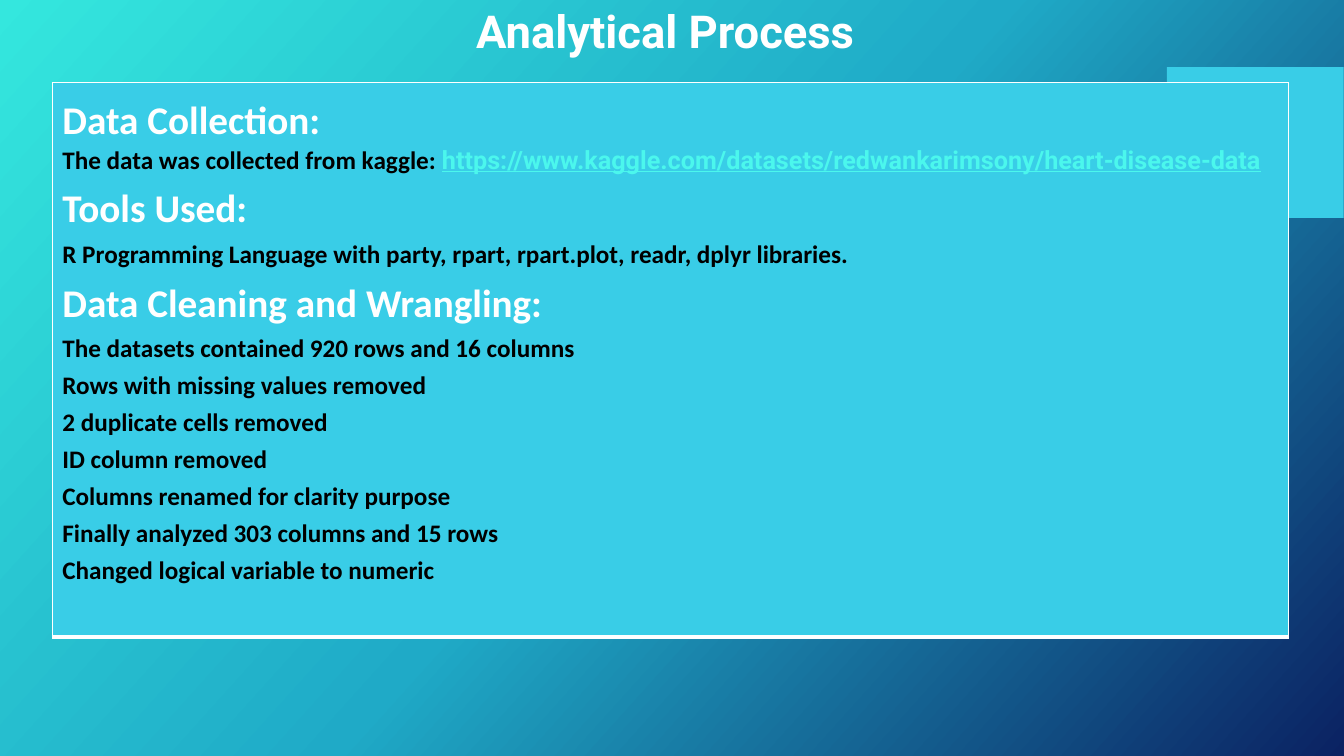
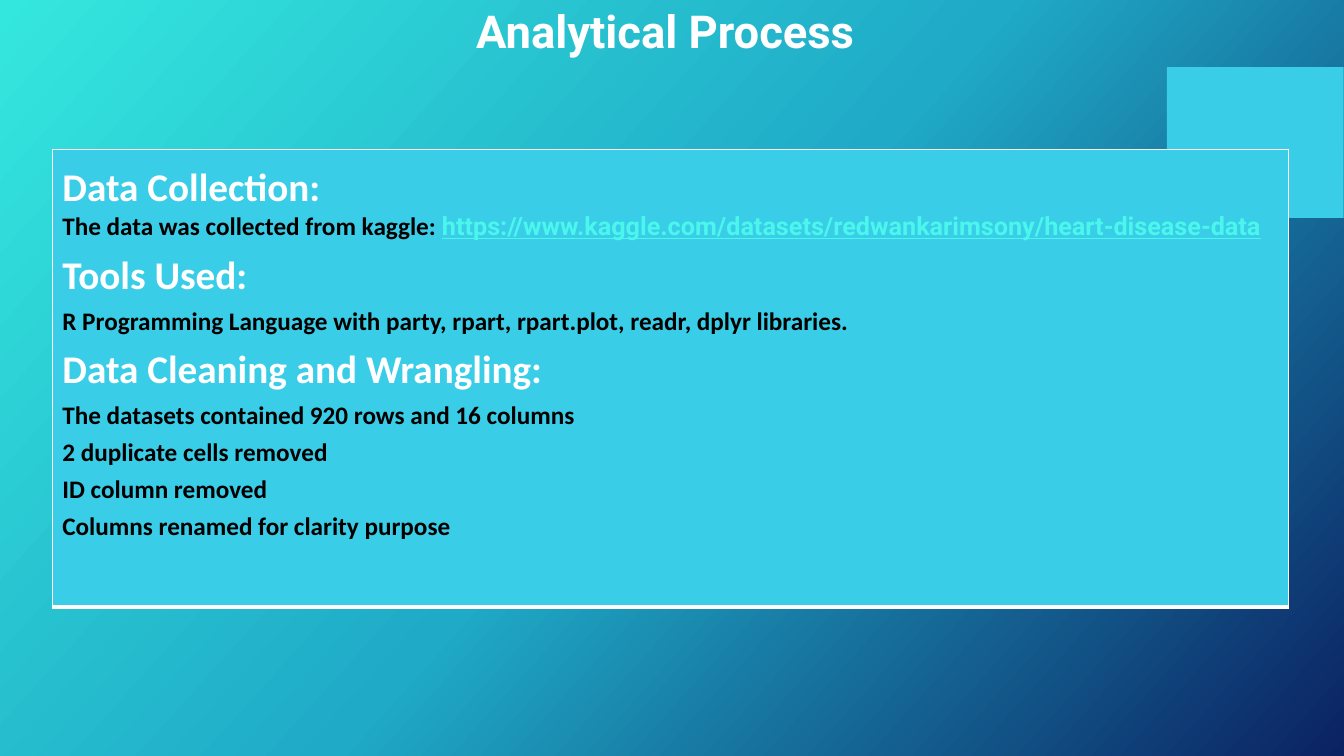
Before and after one commit to Li-Ndibe/Decision-Tree-Classification-on-Heart-Disease, a slide deck: slide 4 of Classification DT Presentation.pptx. Drawn at 1344x756 pixels with LibreOffice and Linux fonts; fonts in the diff are those of the drawing; background and template pictures are left out. Boxes give left, top, right and bottom in pixels: in the first picture for what was removed or moved away, otherwise in the second. Text is boxed around its words. In the diff, an @@ line names an element or a change of style, - is before the commit and + after.

```diff
--- a/Classification DT Presentation.pptx
+++ b/Classification DT Presentation.pptx
@@ table at [52,149,1290,618] @@
-row 1, column 1: Data Collection: / The data was collected from kaggle: https://www.kaggle.com/datasets/redwankarimsony/heart-disease-data / Tools Used: R Programming Language with party, rpart, rpart.plot, readr, dplyr libraries. / Data Cleaning and Wrangling: / The datasets contained 920 rows and 16 columns / Rows with missing values removed / 2 duplicate cells removed / ID column removed / Columns renamed for clarity purpose / Finally analyzed 303 columns and 15 rows / Changed logical variable to numeric
+row 1, column 1: Data Collection: / The data was collected from kaggle: https://www.kaggle.com/datasets/redwankarimsony/heart-disease-data / Tools Used: R Programming Language with party, rpart, rpart.plot, readr, dplyr libraries. / Data Cleaning and Wrangling: / The datasets contained 920 rows and 16 columns / 2 duplicate cells removed / ID column removed / Columns renamed for clarity purpose
@@ table: place and size @@
-table at [52,83,1290,660]
+table at [52,149,1290,618]
```
Also in this commit, not shown: 8 other slides changed.
